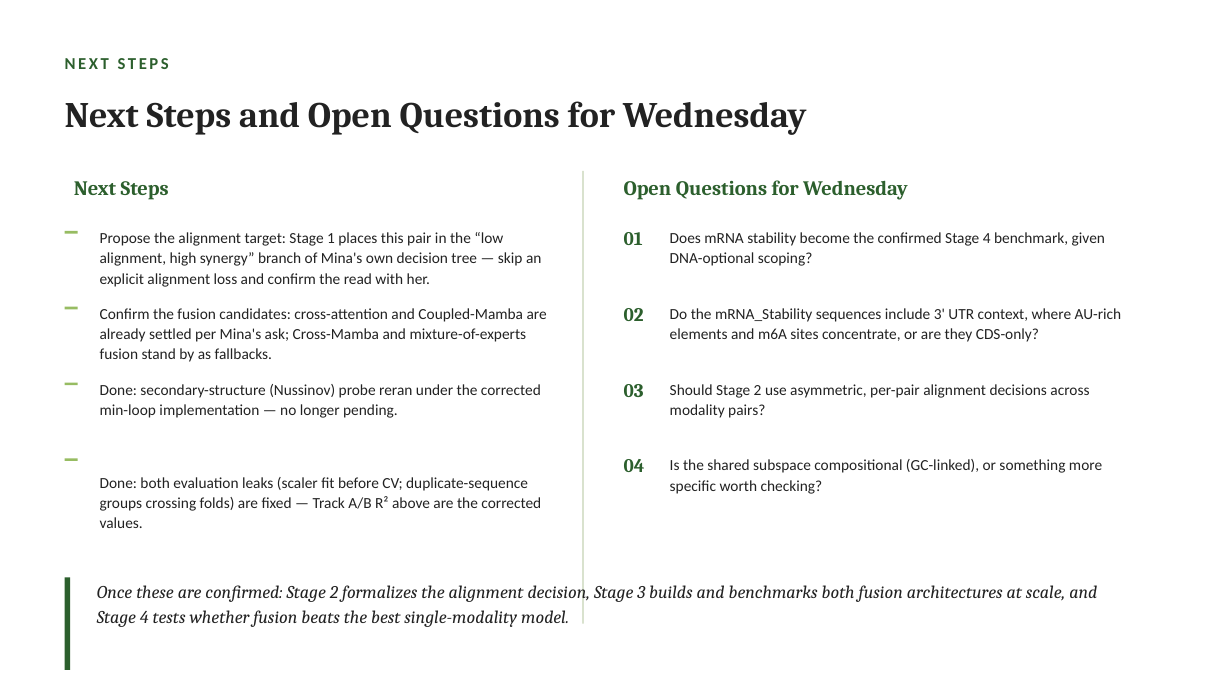
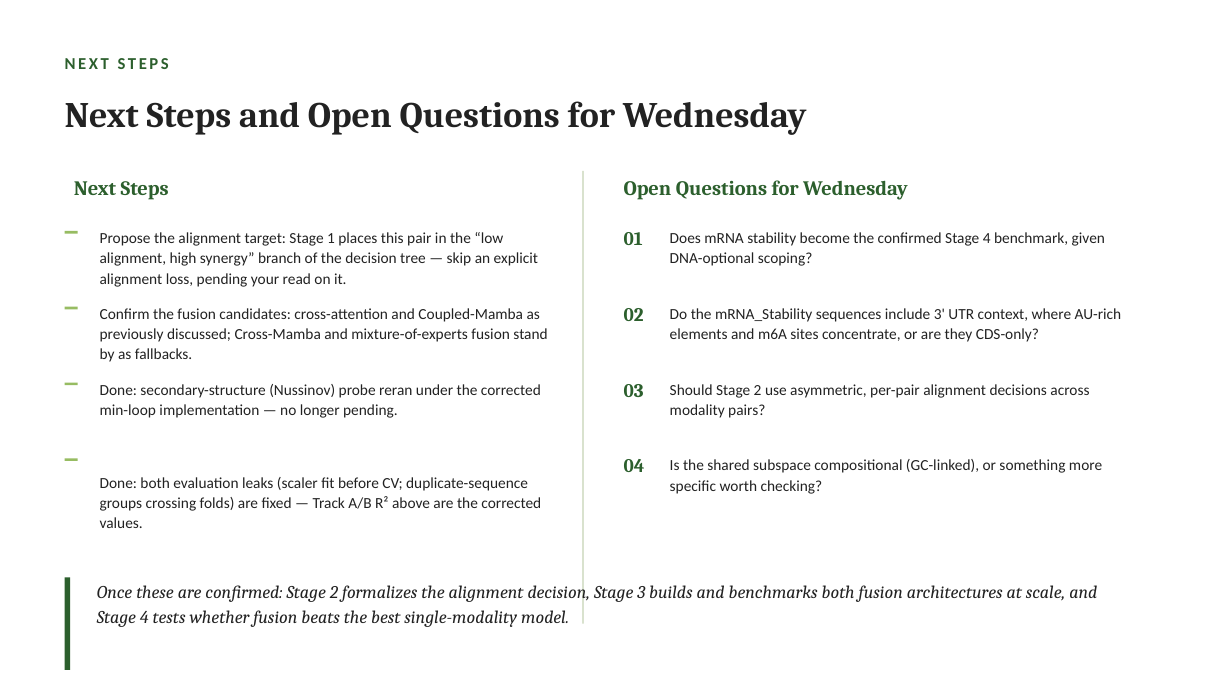
Before and after one commit to jtmckinley4/RNA-Protein-Multimodal-Fusion, a slide deck: slide 5 of Notes/Mina_Meeting_Slides_2026-09-23.pptx. Drawn at 1232x693 pixels with LibreOffice and Linux fonts; fonts in the diff are those of the drawing. Boxes give left, top, right and bottom in pixels: in the first picture for what was removed or moved away, otherwise in the second. Text is boxed around its words. In the diff, an @@ line names an element or a change of style, - is before the commit and + after.

Commit message:
Reapply Mina-naming fix on slide 5 (previous fix got overwritten)
The file was likely open in PowerPoint with a stale cached copy that got
saved back over the earlier fix, reverting the two reworded bullets to
their original third-person text. Reapplying the same edit.

```diff
--- a/Notes/Mina_Meeting_Slides_2026-09-23.pptx
+++ b/Notes/Mina_Meeting_Slides_2026-09-23.pptx
@@ text at box(100, 232, 538, 287): text changed @@
-Propose the alignment target: Stage 1 places this pair in the “low alignment, high synergy” branch of Mina's own decision tree — skip an explicit alignment loss and confirm the read with her.
+Propose the alignment target: Stage 1 places this pair in the “low alignment, high synergy” branch of the decision tree — skip an explicit alignment loss, pending your read on it.
@@ text at box(100, 308, 547, 362): text changed @@
-Confirm the fusion candidates: cross-attention and Coupled-Mamba are already settled per Mina's ask; Cross-Mamba and mixture-of-experts fusion stand by as fallbacks.
+Confirm the fusion candidates: cross-attention and Coupled-Mamba as previously discussed; Cross-Mamba and mixture-of-experts fusion stand by as fallbacks.
```
Also in this commit, not shown: 1 other slide changed.
